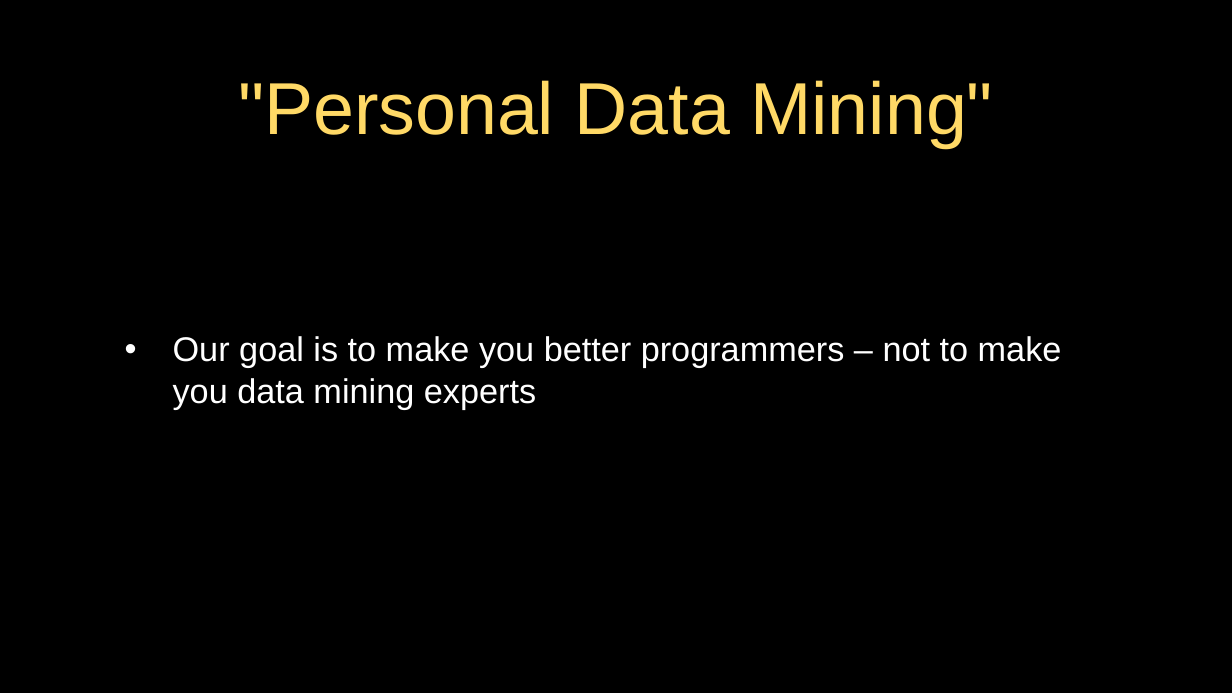
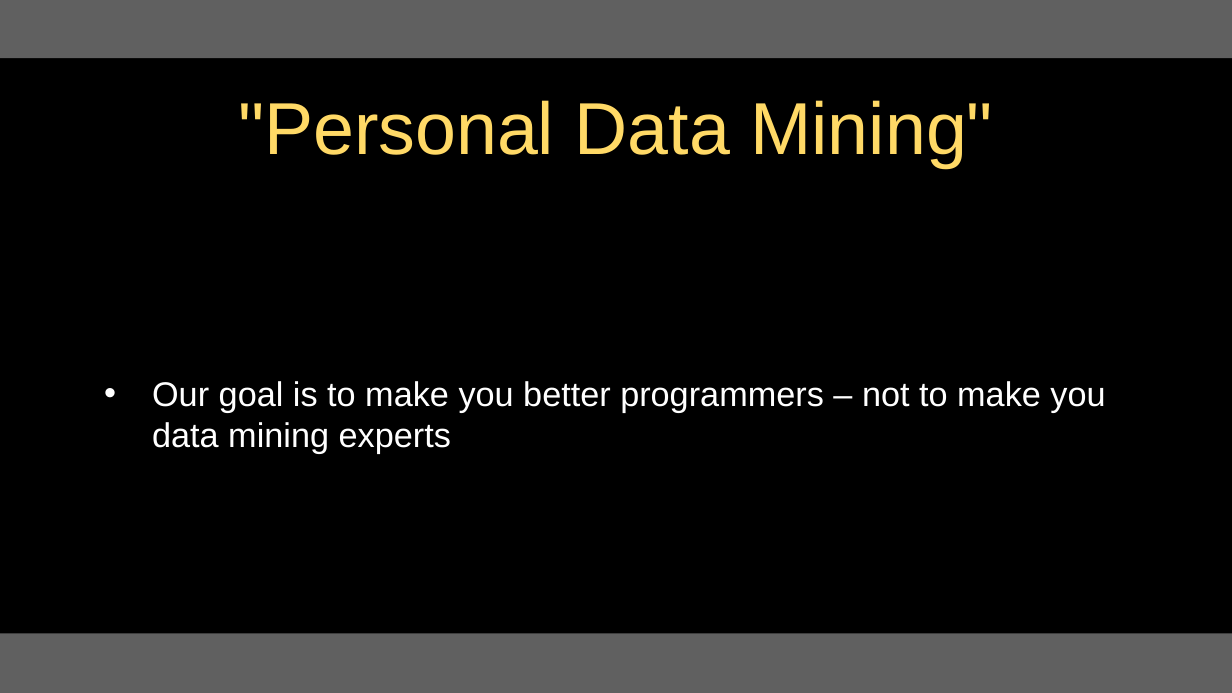
Before and after one commit to csev/py4e, a slide deck: slide 4 of lectures3/Pythonlearn-16-Data-Viz.pptx. Drawn at 1232x693 pixels with LibreOffice and Linux fonts; fonts in the diff are those of the drawing. Boxes give left, top, right and bottom in pixels: in the first picture for what was removed or moved away, otherwise in the second. Text is boxed around its words. In the diff, an @@ line names an element or a change of style, - is before the commit and + after.

```diff
--- a/lectures3/Pythonlearn-16-Data-Viz.pptx
+++ b/lectures3/Pythonlearn-16-Data-Viz.pptx
@@ rectangle added at (0,0,1232,58), fill #606060 @@
@@ title ""Personal Data Mining"": place and size @@
-title ""Personal Data Mining"" at (238,80,993,148)
+title ""Personal Data Mining"" at (238,100,993,168)
@@ text "Our goal is to make ..." rewrapped from (173,336,1062,409) to (152,381,1105,454) @@
@@ rectangle added at (0,633,1232,692), fill #606060 @@
```
Also in this commit, not shown: 18 other slides changed, 14 other files.
